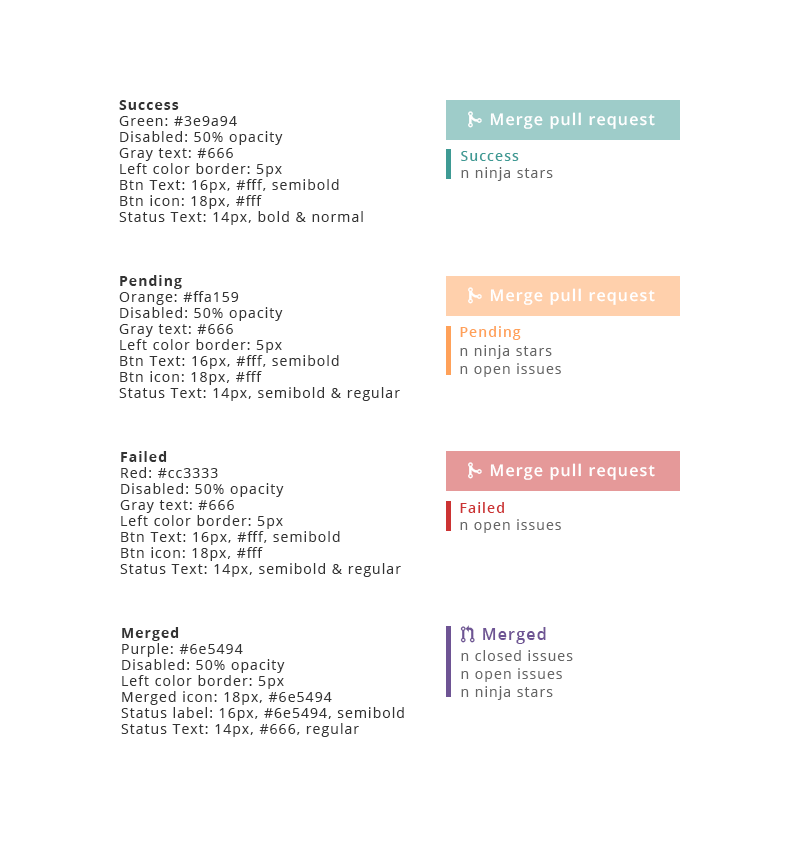
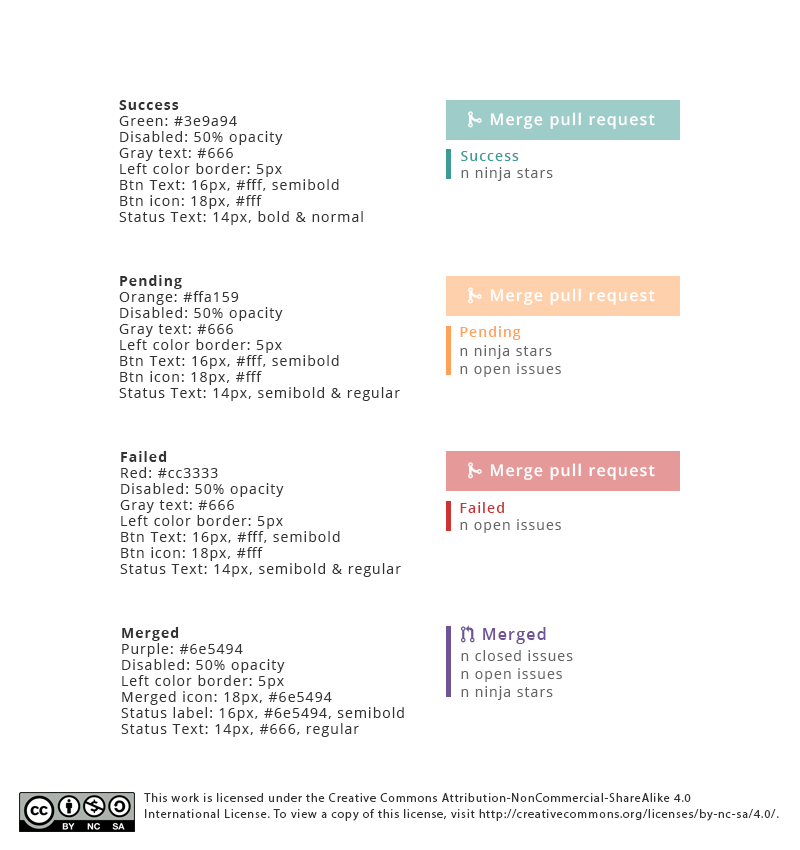
Revision of a layered 800×850 image; what changed, layer by layer:
added group "Creative Commons License info" with 2 layers above "Specs" over [19, 792, 779, 832]
added layer "This work is licensed under the Creative Commons Attribution-No" in group "Creative Commons License info" over [144, 793, 779, 821]
added layer "CC mark" in group "Creative Commons License info" over [19, 792, 135, 832]
